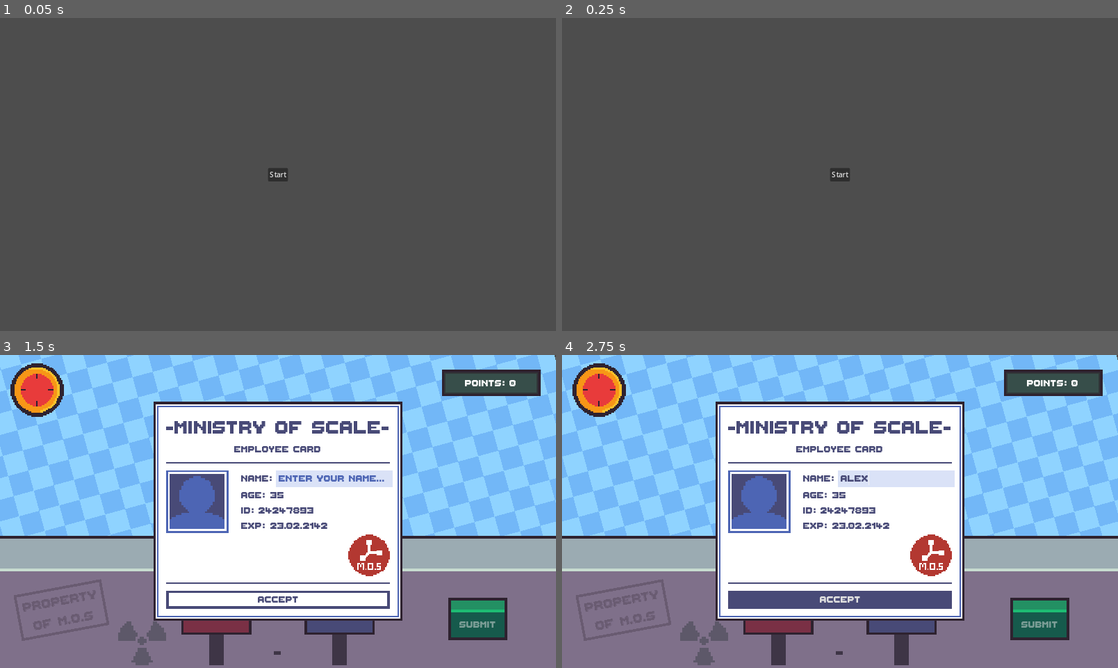
Above: before the commit, frames 1-4 (two rows, left to right).
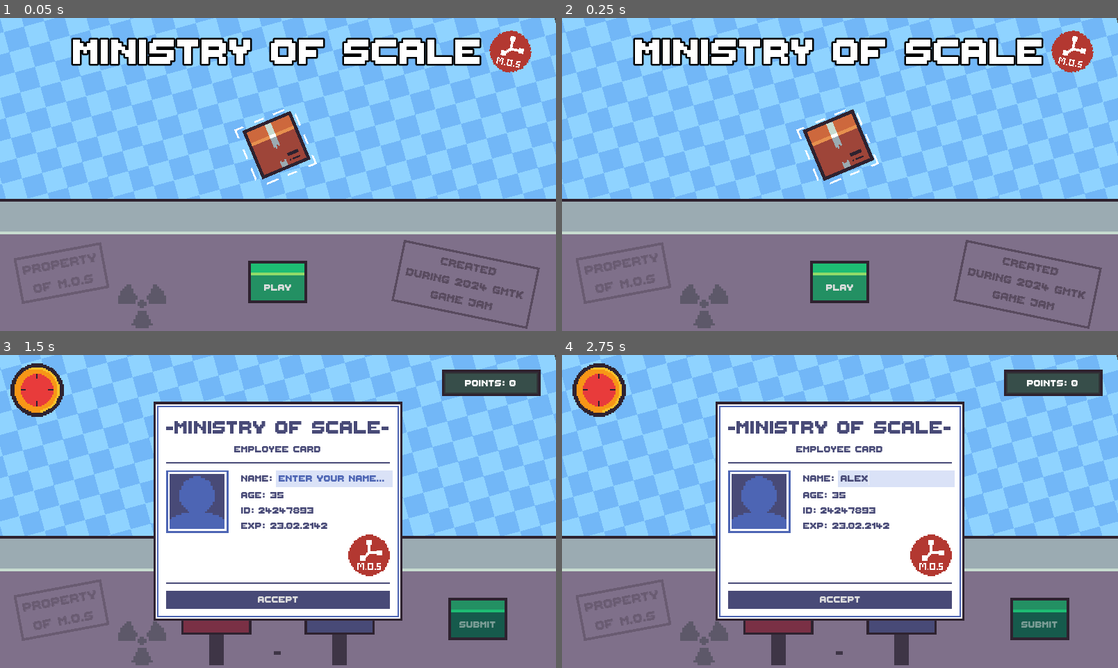
Above: after the commit, the same moments.

Repository: FixelDev/built-to-scale
Game: Godot game, scene res://scenes/menu/menu.tscn
Two runs of this game, one before a commit and one after it. Both use one fixed random seed, a clock stepped at 60 frames per second and the inputs below. This scene is started directly instead of the project's main scene.
Inputs (mouse positions are in pixels of both pictures, inside the frame that each line leads up to):
- Up to frame 1 (0.05 s): no input
- Up to frame 2 (0.25 s): no input
- Up to frame 3 (1.5 s): click (278, 511) at 0.5 s, where only the run before the commit has a clickable "Start"; click (278, 599) at 1.25 s, where only the run before the commit has a clickable "Accept"
- Up to frame 4 (2.75 s): click (895, 480) at 2.02 s; type "Alex" at 2.1 s

The runs differ from the first frame. In frame 1, 99% of the frame differs, in the area x 0-100%, y 0-100%; in frame 2, 99%; in frame 3, 1.6%; in frame 4, nothing differs.
Error in both runs: Attempt to call function 'get_as_text' in base 'null instance' on a null instance. (res://globals/globals.gd:22)

Commit message:
Added main menu

Diff:
--- a/scenes/menu/menu.gd
+++ b/scenes/menu/menu.gd
@@ -3,3 +3,7 @@
 
 func _on_start_button_pressed():
 	SceneManager.load_scene(SceneManager.game_scene)
+
+
+func _on_submit_button_pressed():
+	SceneManager.load_scene(SceneManager.game_scene)
--- a/scenes/menu/menu.tscn
+++ b/scenes/menu/menu.tscn
@@ -1,24 +1,301 @@
-[gd_scene load_steps=2 format=3 uid="uid://drhoklgec3yb2"]
+[gd_scene load_steps=25 format=3 uid="uid://drhoklgec3yb2"]
 
 [ext_resource type="Script" path="res://scenes/menu/menu.gd" id="1_oijke"]
+[ext_resource type="PackedScene" uid="uid://btiifqf5dtmh4" path="res://utilities/scrolling_bg.tscn" id="2_my6nc"]
+[ext_resource type="FontFile" uid="uid://bomgmu63wr4da" path="res://fonts/ThaleahFat.ttf" id="3_wbbpm"]
+[ext_resource type="Texture2D" uid="uid://bx1yyaksox8pf" path="res://entities/game_object/box/box.png" id="4_qxd2d"]
+[ext_resource type="Shader" path="res://entities/game_object/outline.gdshader" id="5_bqm7a"]
+[ext_resource type="Script" path="res://scenes/menu/scaling_game_object_menu.gd" id="5_esr6j"]
+[ext_resource type="Texture2D" uid="uid://dsav2kswee6jo" path="res://scenes/game/player_console/scale_slider/submit_button_disabled.png" id="7_h0p1d"]
+[ext_resource type="Texture2D" uid="uid://cnrwsjmph841i" path="res://scenes/game/player_console/scale_slider/submit_button_hover.png" id="8_prix4"]
+[ext_resource type="Texture2D" uid="uid://cmgks0ftftqb0" path="res://scenes/game/player_console/scale_slider/submit_button_pressed.png" id="9_q8r4f"]
+[ext_resource type="Texture2D" uid="uid://cknt0hobn6j3h" path="res://scenes/game/player_console/scale_slider/submit_button.png" id="10_x0fhj"]
+[ext_resource type="Texture2D" uid="uid://ce3ikrj1vposp" path="res://scenes/game/player_console/table/table_top.png" id="11_gaut7"]
+[ext_resource type="Texture2D" uid="uid://ck4lxatxvyrqd" path="res://scenes/game/player_console/table/radiation.png" id="12_bg33u"]
+[ext_resource type="Texture2D" uid="uid://3e88waw5e4mm" path="res://utilities/border.png" id="13_g0kph"]
+[ext_resource type="Texture2D" uid="uid://cjkwlm4vrafww" path="res://scenes/game/player_card/stamp.png" id="14_ml6ff"]
+
+[sub_resource type="StyleBoxLine" id="StyleBoxLine_gfyah"]
+color = Color(1, 1, 1, 1)
+thickness = 4
+
+[sub_resource type="StyleBoxFlat" id="StyleBoxFlat_rh24e"]
+bg_color = Color(0.498039, 0.439216, 0.541176, 1)
+
+[sub_resource type="StyleBoxEmpty" id="StyleBoxEmpty_04ixs"]
+
+[sub_resource type="StyleBoxTexture" id="StyleBoxTexture_rjka2"]
+texture = ExtResource("7_h0p1d")
+texture_margin_left = 8.0
+texture_margin_top = 34.0
+texture_margin_right = 8.0
+texture_margin_bottom = 8.0
+
+[sub_resource type="StyleBoxTexture" id="StyleBoxTexture_at7ha"]
+texture = ExtResource("8_prix4")
+texture_margin_left = 8.0
+texture_margin_top = 34.0
+texture_margin_right = 8.0
+texture_margin_bottom = 8.0
+
+[sub_resource type="StyleBoxTexture" id="StyleBoxTexture_glp4r"]
+texture = ExtResource("9_q8r4f")
+texture_margin_left = 8.0
+texture_margin_top = 8.0
+texture_margin_right = 8.0
+texture_margin_bottom = 34.0
+
+[sub_resource type="StyleBoxTexture" id="StyleBoxTexture_005v7"]
+texture = ExtResource("10_x0fhj")
+texture_margin_left = 8.0
+texture_margin_top = 34.0
+texture_margin_right = 8.0
+texture_margin_bottom = 8.0
+
+[sub_resource type="StyleBoxTexture" id="StyleBoxTexture_2jyjg"]
+texture = ExtResource("11_gaut7")
+texture_margin_top = 6.0
+texture_margin_bottom = 6.0
+
+[sub_resource type="StyleBoxTexture" id="StyleBoxTexture_a2f5t"]
+texture = ExtResource("13_g0kph")
+texture_margin_left = 6.0
+texture_margin_top = 6.0
+texture_margin_right = 6.0
+texture_margin_bottom = 6.0
+
+[sub_resource type="ShaderMaterial" id="ShaderMaterial_6f23o"]
+shader = ExtResource("5_bqm7a")
+shader_parameter/line_color = Vector4(1, 1, 1, 1)
+shader_parameter/line_thickness = 1.0
+shader_parameter/frequency = 10.0
+shader_parameter/phase_speed = 1.0
 
 [node name="Menu" type="Node2D"]
 script = ExtResource("1_oijke")
 
+[node name="ScrollingBg" parent="." instance=ExtResource("2_my6nc")]
+offset_bottom = 1181.0
+
 [node name="UI" type="CanvasLayer" parent="."]
 
-[node name="StartButton" type="Button" parent="UI"]
+[node name="VBoxContainer" type="VBoxContainer" parent="UI"]
+anchors_preset = 13
+anchor_left = 0.5
+anchor_right = 0.5
+anchor_bottom = 1.0
+offset_left = -472.0
+offset_top = 19.0
+offset_right = 472.0
+grow_horizontal = 2
+grow_vertical = 2
+size_flags_vertical = 0
+
+[node name="Label" type="Label" parent="UI/VBoxContainer"]
+layout_mode = 2
+theme_override_constants/outline_size = 16
+theme_override_constants/shadow_outline_size = 0
+theme_override_font_sizes/font_size = 128
+text = "Ministry of scale"
+
+[node name="HSeparator" type="HSeparator" parent="UI/VBoxContainer"]
+visible = false
+layout_mode = 2
+theme_override_constants/separation = 35
+theme_override_styles/separator = SubResource("StyleBoxLine_gfyah")
+
+[node name="StartButton" type="Button" parent="UI/VBoxContainer"]
+visible = false
+custom_minimum_size = Vector2(206.675, 0)
+layout_mode = 2
+size_flags_horizontal = 4
+theme_override_fonts/font = ExtResource("3_wbbpm")
+theme_override_font_sizes/font_size = 64
+text = "Play"
+
+[node name="Table" type="Control" parent="UI"]
+layout_mode = 3
+anchors_preset = 15
+anchor_right = 1.0
+anchor_bottom = 1.0
+grow_horizontal = 2
+grow_vertical = 2
+
+[node name="TableBot" type="Panel" parent="UI/Table"]
+layout_mode = 1
+anchors_preset = 12
+anchor_top = 1.0
+anchor_right = 1.0
+anchor_bottom = 1.0
+offset_top = -224.0
+grow_horizontal = 2
+grow_vertical = 0
+theme_override_styles/panel = SubResource("StyleBoxFlat_rh24e")
+
+[node name="HBoxContainer" type="HBoxContainer" parent="UI/Table/TableBot"]
+layout_mode = 1
+anchors_preset = 15
+anchor_right = 1.0
+anchor_bottom = 1.0
+offset_top = 6.0
+offset_bottom = -6.0
+grow_horizontal = 2
+grow_vertical = 2
+theme_override_constants/separation = 34
+alignment = 1
+
+[node name="SubmitButton" type="Button" parent="UI/Table/TableBot/HBoxContainer"]
+custom_minimum_size = Vector2(135.52, 96.255)
+layout_mode = 2
+size_flags_vertical = 4
+theme_override_fonts/font = ExtResource("3_wbbpm")
+theme_override_font_sizes/font_size = 32
+theme_override_styles/focus = SubResource("StyleBoxEmpty_04ixs")
+theme_override_styles/disabled = SubResource("StyleBoxTexture_rjka2")
+theme_override_styles/hover_pressed = SubResource("StyleBoxTexture_at7ha")
+theme_override_styles/hover = SubResource("StyleBoxTexture_at7ha")
+theme_override_styles/pressed = SubResource("StyleBoxTexture_glp4r")
+theme_override_styles/normal = SubResource("StyleBoxTexture_005v7")
+text = "PLAY"
+
+[node name="TableTop" type="Panel" parent="UI/Table"]
+layout_mode = 1
+anchors_preset = 14
+anchor_top = 0.5
+anchor_right = 1.0
+anchor_bottom = 0.5
+offset_top = 56.0
+offset_bottom = 137.0
+grow_horizontal = 2
+grow_vertical = 2
+theme_override_styles/panel = SubResource("StyleBoxTexture_2jyjg")
+
+[node name="TextureRect" type="TextureRect" parent="UI/Table"]
+layout_mode = 0
+offset_left = 247.0
+offset_top = 578.0
+offset_right = 407.0
+offset_bottom = 738.0
+texture = ExtResource("12_bg33u")
+
+[node name="Panel" type="Panel" parent="UI/Table"]
+modulate = Color(1, 1, 1, 0.270588)
+layout_mode = 0
+offset_left = 31.0
+offset_top = 553.0
+offset_right = 236.0
+offset_bottom = 660.0
+rotation = -0.183726
+theme_override_styles/panel = SubResource("StyleBoxTexture_a2f5t")
+
+[node name="Label" type="Label" parent="UI/Table/Panel"]
+layout_mode = 1
 anchors_preset = 8
 anchor_left = 0.5
 anchor_top = 0.5
 anchor_right = 0.5
 anchor_bottom = 0.5
-offset_left = -4.0
-offset_top = -4.0
-offset_right = 4.0
-offset_bottom = 4.0
-grow_horizontal = 2
-grow_vertical = 2
-text = "Start"
-
-[connection signal="pressed" from="UI/StartButton" to="." method="_on_start_button_pressed"]
+offset_left = -86.5
+offset_top = -41.5
+offset_right = 39.5
+offset_bottom = 21.5
+grow_horizontal = 2
+grow_vertical = 2
+scale = Vector2(1.38176, 1.38176)
+theme_override_colors/font_color = Color(0.180392, 0.133333, 0.184314, 1)
+theme_override_font_sizes/font_size = 32
+text = "PROPERTY
+OF M.O.S"
+horizontal_alignment = 1
+vertical_alignment = 1
+
+[node name="Panel2" type="Panel" parent="UI/Table"]
+modulate = Color(1, 1, 1, 0.482353)
+layout_mode = 0
+offset_left = 930.0
+offset_top = 510.0
+offset_right = 1299.0
+offset_bottom = 676.0
+rotation = 0.203503
+scale = Vector2(0.866252, 0.866252)
+theme_override_styles/panel = SubResource("StyleBoxTexture_a2f5t")
+
+[node name="Label" type="Label" parent="UI/Table/Panel2"]
+layout_mode = 1
+anchors_preset = 8
+anchor_left = 0.5
+anchor_top = 0.5
+anchor_right = 0.5
+anchor_bottom = 0.5
+offset_left = -161.314
+offset_top = -67.7464
+offset_right = 70.686
+offset_bottom = 28.2536
+grow_horizontal = 2
+grow_vertical = 2
+scale = Vector2(1.38176, 1.38176)
+theme_override_colors/font_color = Color(0.180392, 0.133333, 0.184314, 1)
+theme_override_font_sizes/font_size = 32
+text = "CREATED
+DURING 2024 GMTK
+GAME jam"
+horizontal_alignment = 1
+vertical_alignment = 1
+
+[node name="TextureRect" type="TextureRect" parent="UI"]
+anchors_preset = 8
+anchor_left = 0.5
+anchor_top = 0.5
+anchor_right = 0.5
+anchor_bottom = 0.5
+offset_left = -67.4995
+offset_top = -131.652
+offset_right = 60.5005
+offset_bottom = -3.65179
+grow_horizontal = 2
+grow_vertical = 2
+rotation = -0.395785
+texture = ExtResource("4_qxd2d")
+script = ExtResource("5_esr6j")
+
+[node name="TextureRect2" type="TextureRect" parent="UI"]
+material = SubResource("ShaderMaterial_6f23o")
+anchors_preset = 8
+anchor_left = 0.5
+anchor_top = 0.5
+anchor_right = 0.5
+anchor_bottom = 0.5
+offset_left = -78.4995
+offset_top = -136.652
+offset_right = 67.5005
+offset_bottom = 9.34818
+grow_horizontal = 2
+grow_vertical = 2
+rotation = -0.395785
+pivot_offset = Vector2(73, 73)
+texture = ExtResource("4_qxd2d")
+
+[node name="ColorRect" type="ColorRect" parent="UI"]
+offset_left = 1176.0
+offset_top = 34.0
+offset_right = 1210.0
+offset_bottom = 113.0
+rotation = 0.491996
+
+[node name="ColorRect2" type="ColorRect" parent="UI"]
+offset_left = 1191.0
+offset_top = 56.0
+offset_right = 1222.0
+offset_bottom = 112.0
+rotation = 0.491996
+
+[node name="TextureRect3" type="TextureRect" parent="UI"]
+offset_left = 1137.0
+offset_top = 21.0
+offset_right = 1233.0
+offset_bottom = 117.0
+rotation = 0.191419
+texture = ExtResource("14_ml6ff")
+
+[connection signal="pressed" from="UI/VBoxContainer/StartButton" to="." method="_on_start_button_pressed"]
+[connection signal="pressed" from="UI/Table/TableBot/HBoxContainer/SubmitButton" to="." method="_on_submit_button_pressed"]
--- /dev/null
+++ b/scenes/menu/scaling_game_object_menu.gd
@@ -0,0 +1,33 @@
+extends Control
+
+var can_tween: bool = true
+var start_scale: float
+var final_scale: float
+
+func _ready() -> void:
+	pivot_offset.x = size.x / 2
+	pivot_offset.y = size.y / 2
+
+	start_scale = scale.x
+	final_scale = start_scale + 0.3
+
+
+func _process(delta) -> void:
+	if not can_tween:
+		return
+
+	start_tween()
+
+
+func start_tween() -> void:
+	can_tween = false
+
+	var random_time: float = randf_range(0.6, 1)
+	var tween: Tween = get_tree().create_tween()
+	tween.tween_property(self, "scale", Vector2(final_scale, final_scale), random_time).set_trans(Tween.TRANS_CUBIC)
+	tween.tween_property(self, "scale", Vector2(start_scale, start_scale), random_time).set_trans(Tween.TRANS_CUBIC)
+
+	await tween.finished
+	await get_tree().create_timer(1.5).timeout
+
+	can_tween = true
